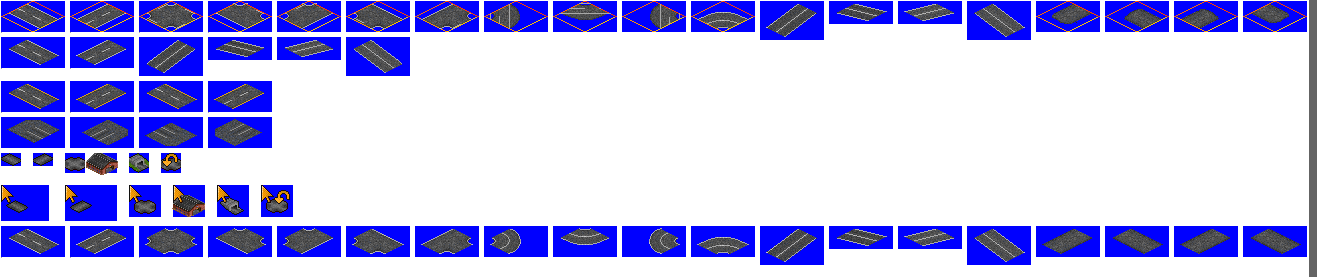
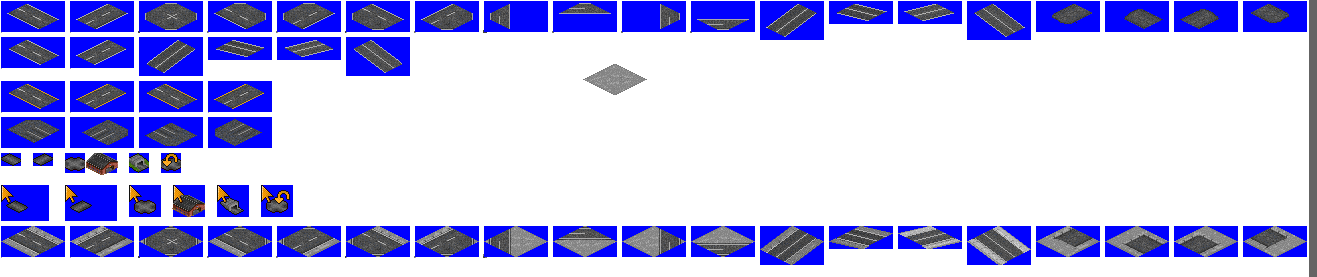
Layers edited between the first and the second w=1317, h=277 image:
painted on "stripes modern diag" over [7, 3, 747, 258]
showed "sidewalk modern", moved it above "stripes modern", painted on it over [1, 64, 1307, 265]
added layer "asphalt diag" above "guidelines" over [1, 3, 1301, 262]
hid "guidelines" over [1, 1, 1307, 32]
hid "asphalt" over [1, 4, 1301, 262]
